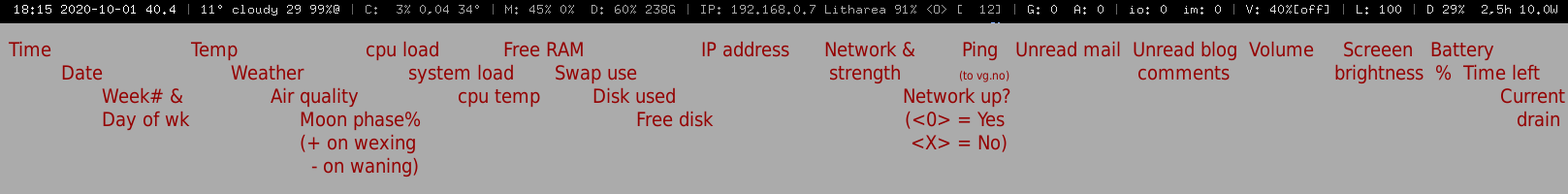
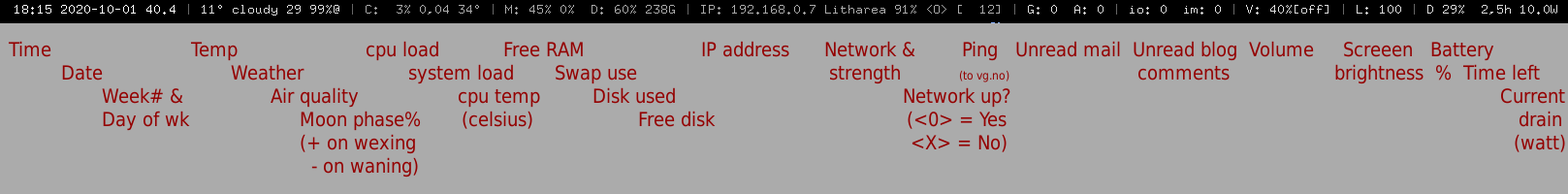
Layers edited between the first and the second 1568×194 image:
painted on "Time Te..." over [462, 110, 1566, 153]
